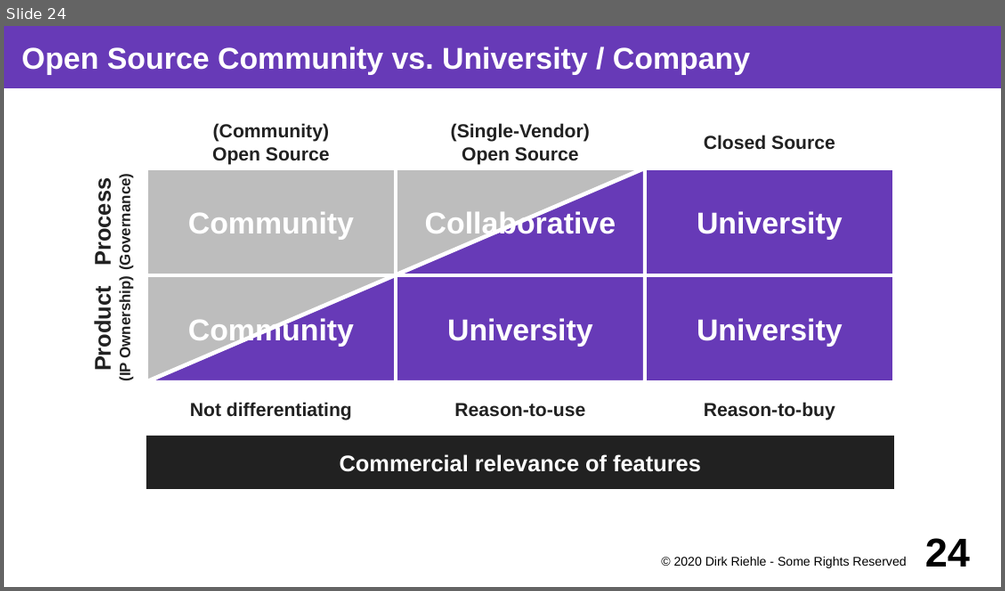
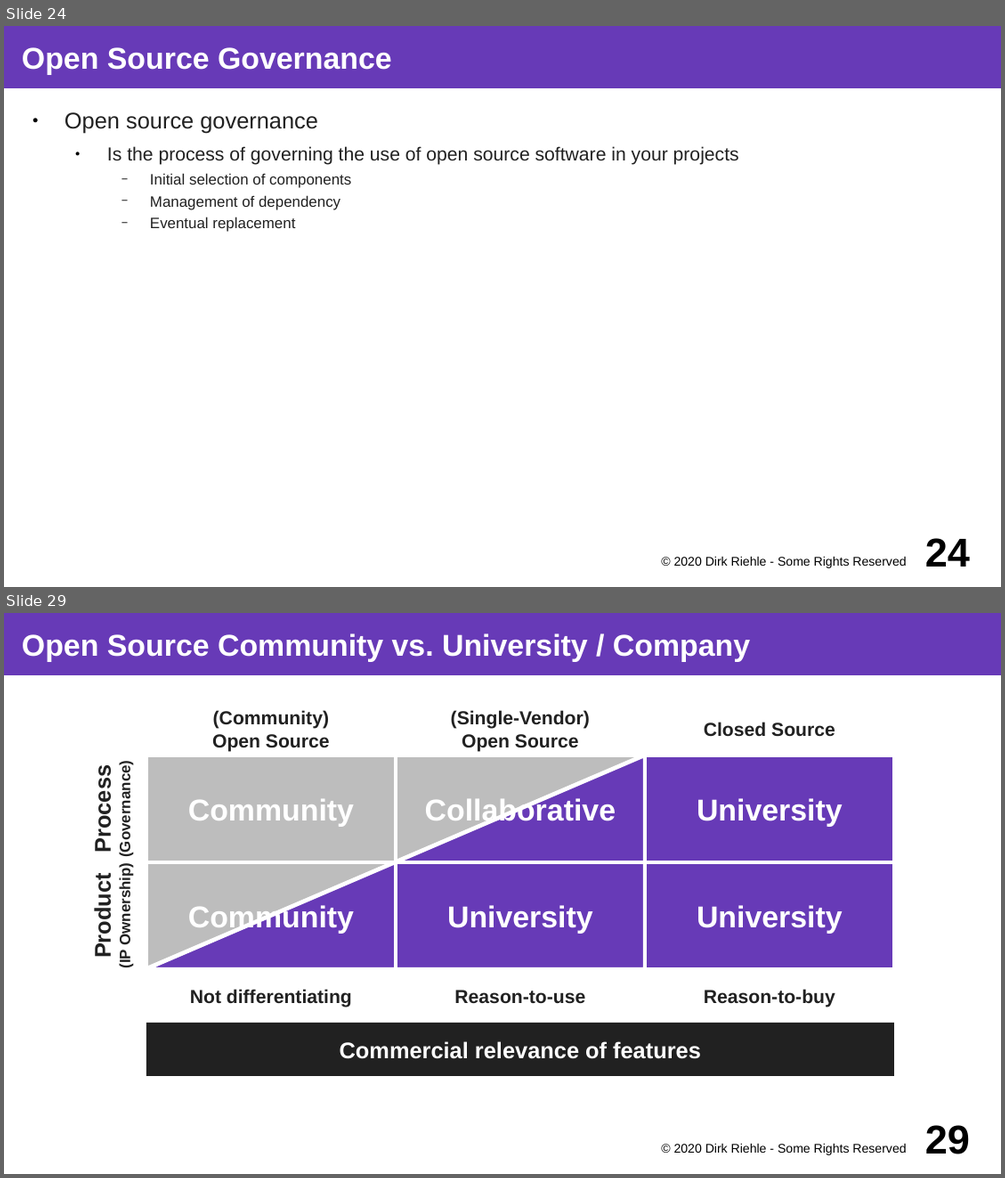
Before and after one commit to dirkriehle/coss-course, a slide deck: Lecture slides/COSS D02 - Research and Startup.odp. Shown one above the other, each under a label of ours: slide 24 before the commit, slides 24 and 29 after it; the slides between them are not shown. The pictures are 1005x591 and 1005x1178 pixels, drawn with LibreOffice and Linux fonts; fonts in the diff are those of the drawing. Boxes give left, top, right and bottom in pixels: in the first picture for what was removed or moved away, otherwise in the second. Text is boxed around its words. In the diff, an @@ line names an element or a change of style, - is before the commit and + after.

```diff
--- a/Lecture slides/COSS D02 - Research and Startup.odp
+++ b/Lecture slides/COSS D02 - Research and Startup.odp
@@ slide 24 added at box(4, 26, 1001, 587), background #FFFFFF @@
@@ title added at box(4, 26, 1001, 88), fill #673AB7, 24 pt, text #FFFFFF, bold @@
+Open Source Governance
@@ text added at box(65, 112, 739, 232), 12 pt, text #212121 @@
+● Open source governance
+  ● Is the process of governing the use of open source software in your projects
+    − Initial selection of components
+    − Management of dependency
+    − Eventual replacement
@@ text added at box(674, 556, 906, 568), 10 pt, text #000000 @@
+© 2020 Dirk Riehle - Some Rights Reserved
@@ page number added at box(925, 538, 970, 566), 32 pt, text #000000, bold @@
+24
@@ what was slide 24 is now slide 29 @@
@@ page number at box(925, 1125, 970, 1154): text changed @@
-24
+29
```
Also in this commit, not shown: 5 slides changed, 4 other slides added, 4 other files.
